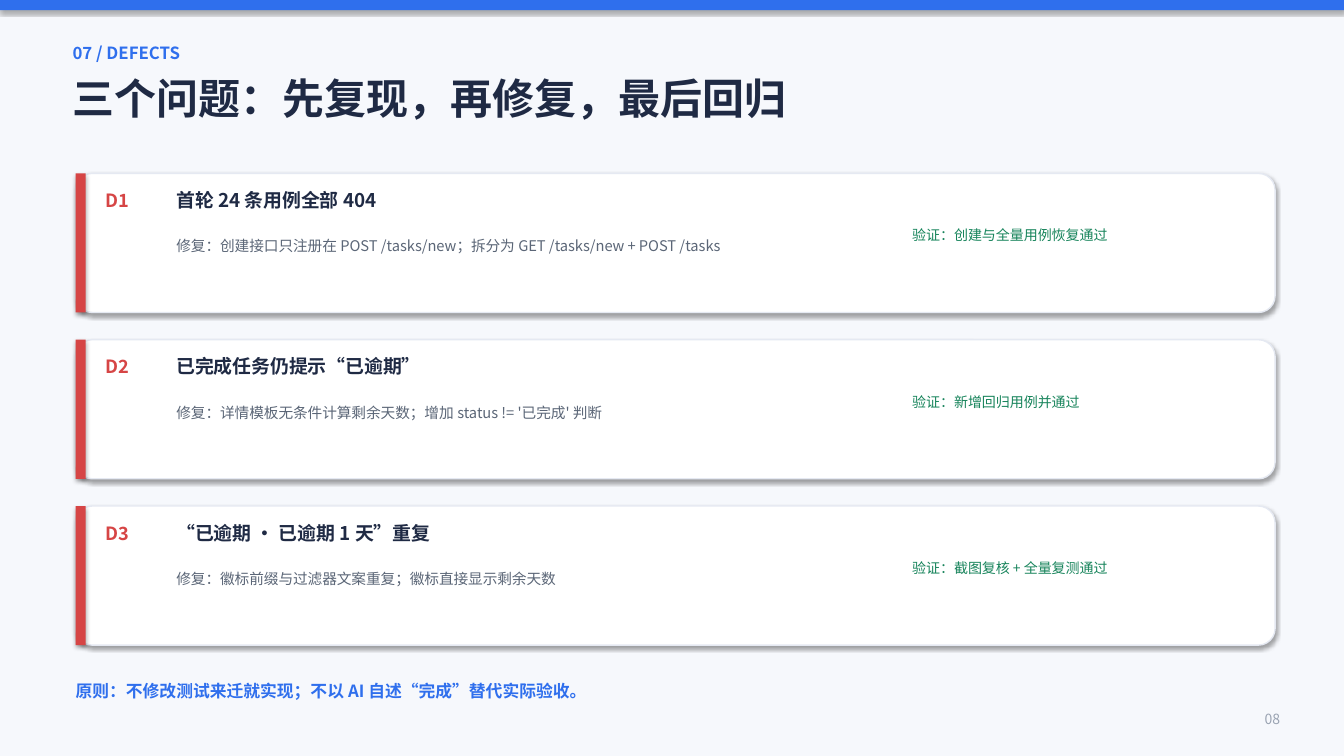
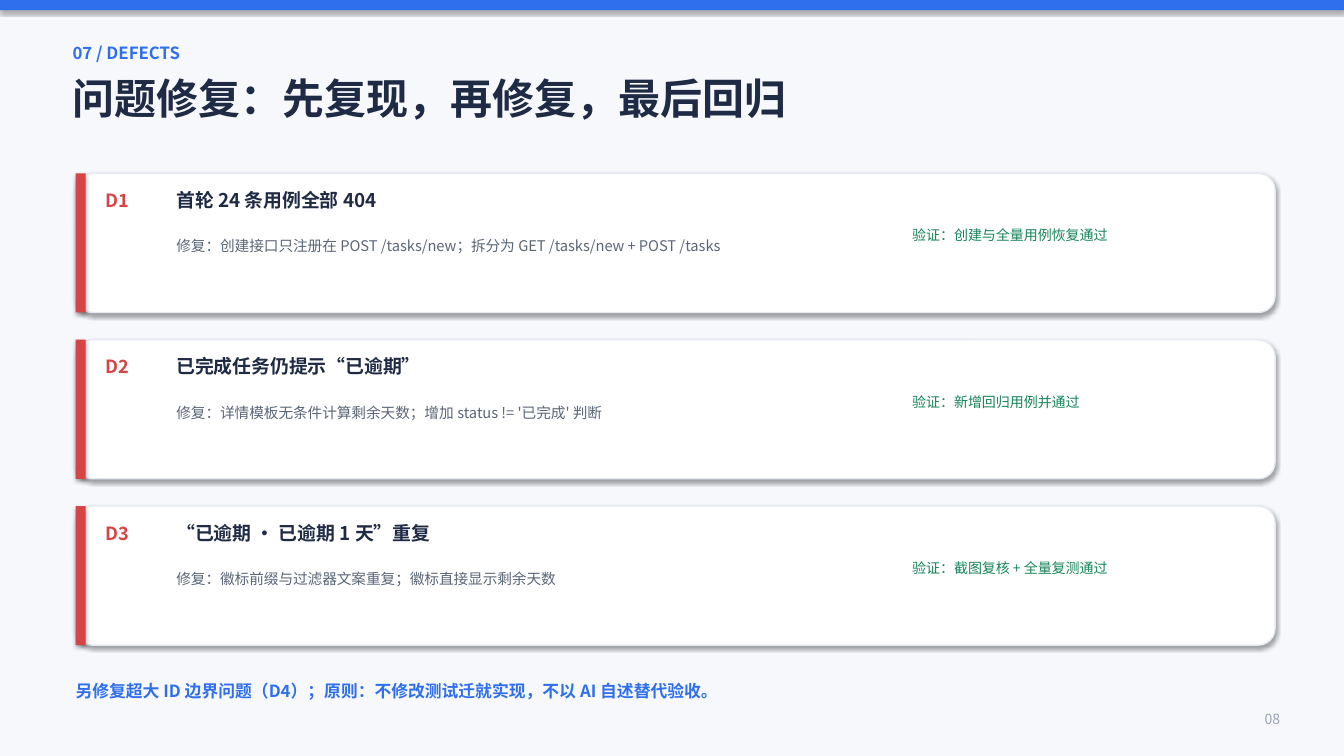
Before and after one commit to yq-wcq/24-2-_242806010229_StudyTask, a slide deck: slide 8 of docs/实验一演示.pptx. Drawn at 1344x756 pixels with LibreOffice and Linux fonts; fonts in the diff are those of the drawing. Boxes give left, top, right and bottom in pixels: in the first picture for what was removed or moved away, otherwise in the second. Text is boxed around its words. In the diff, an @@ line names an element or a change of style, - is before the commit and + after.

```diff
--- a/docs/实验一演示.pptx
+++ b/docs/实验一演示.pptx
@@ text at (x1=73, y1=78, x2=787, y2=120): text changed @@
-三个问题：先复现，再修复，最后回归
+问题修复：先复现，再修复，最后回归
@@ text at (x1=76, y1=682, x2=717, y2=700): text changed @@
-原则：不修改测试来迁就实现；不以 AI 自述“完成”替代实际验收。
+另修复超大 ID 边界问题（D4）；原则：不修改测试迁就实现，不以 AI 自述替代验收。
```
Also in this commit, not shown: 4 other slides changed, 8 other files.
